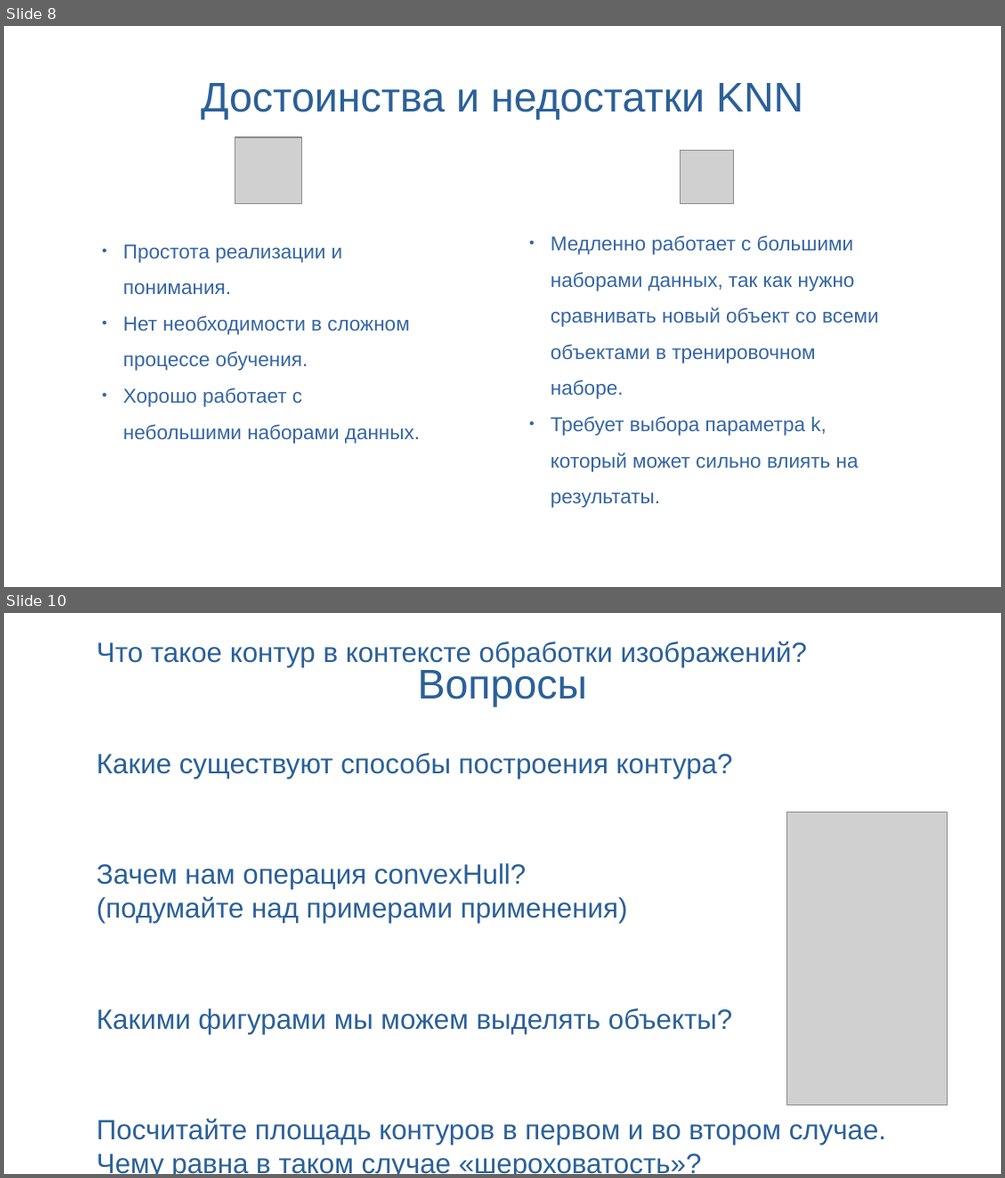
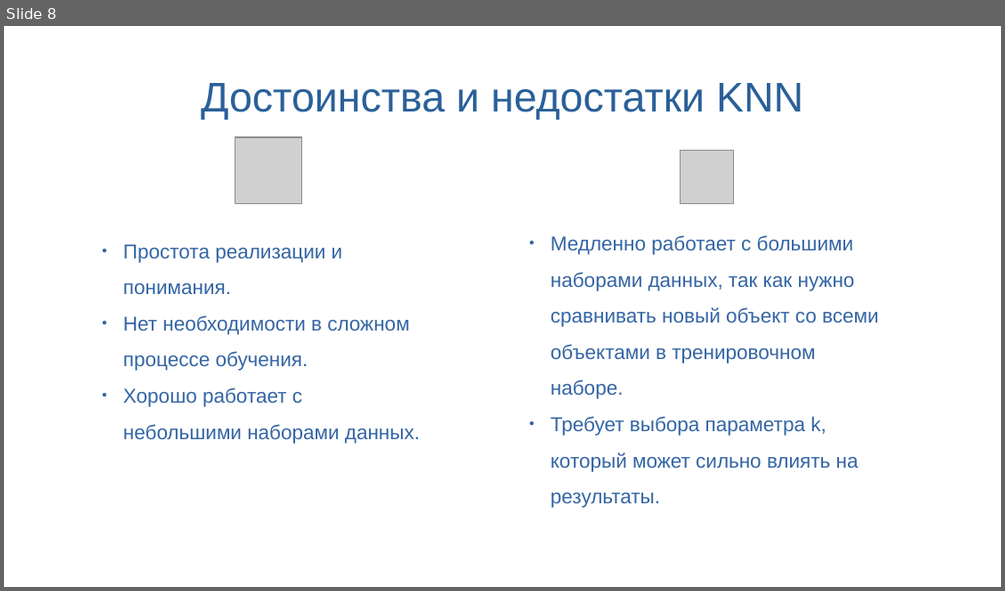
Before and after one commit to SynI20N/ING, a slide deck: presentations/Занятие13.odp. Shown one above the other, each under a label of ours: slides 8 and 10 before the commit, slide 8 after it; the slides between them are not shown. The pictures are 1005x1178 and 1005x591 pixels, drawn with LibreOffice and Linux fonts; fonts in the diff are those of the drawing; grey boxes stand for pictures; background and template pictures are left out. Boxes give left, top, right and bottom in pixels: in the first picture for what was removed or moved away, otherwise in the second. Text is boxed around its words. In the diff, an @@ line names an element or a change of style, - is before the commit and + after.

```diff
--- a/presentations/Занятие13.odp
+++ b/presentations/Занятие13.odp
@@ slide 10 removed at (x1=4, y1=613, x2=1001, y2=1174), background picture (left out) @@
@@ text removed at (x1=97, y1=641, x2=886, y2=1174) @@
-● Что такое контур в контексте обработки изображений?
-● Какие существуют способы построения контура?
-● Зачем нам операция convexHull?
-  (подумайте над примерами применения)
-● Какими фигурами мы можем выделять объекты?
-● Посчитайте площадь контуров в первом и во втором случае.
-  Чему равна в таком случае «шероховатость»?
@@ title removed at (x1=418, y1=666, x2=588, y2=706) @@
-Вопросы
@@ picture removed at (x1=787, y1=812, x2=947, y2=1105) @@
```
Also in this commit, not shown: 5 slides added, 1 other slide removed.
